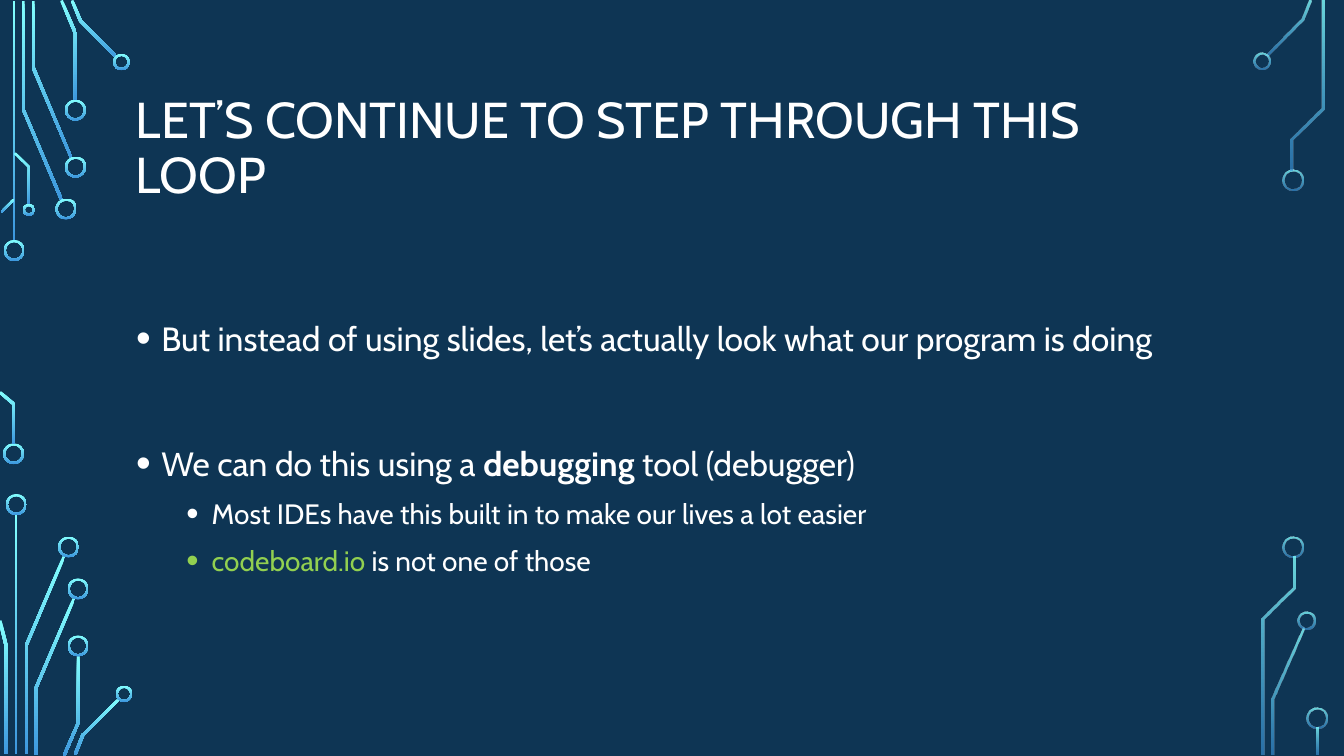
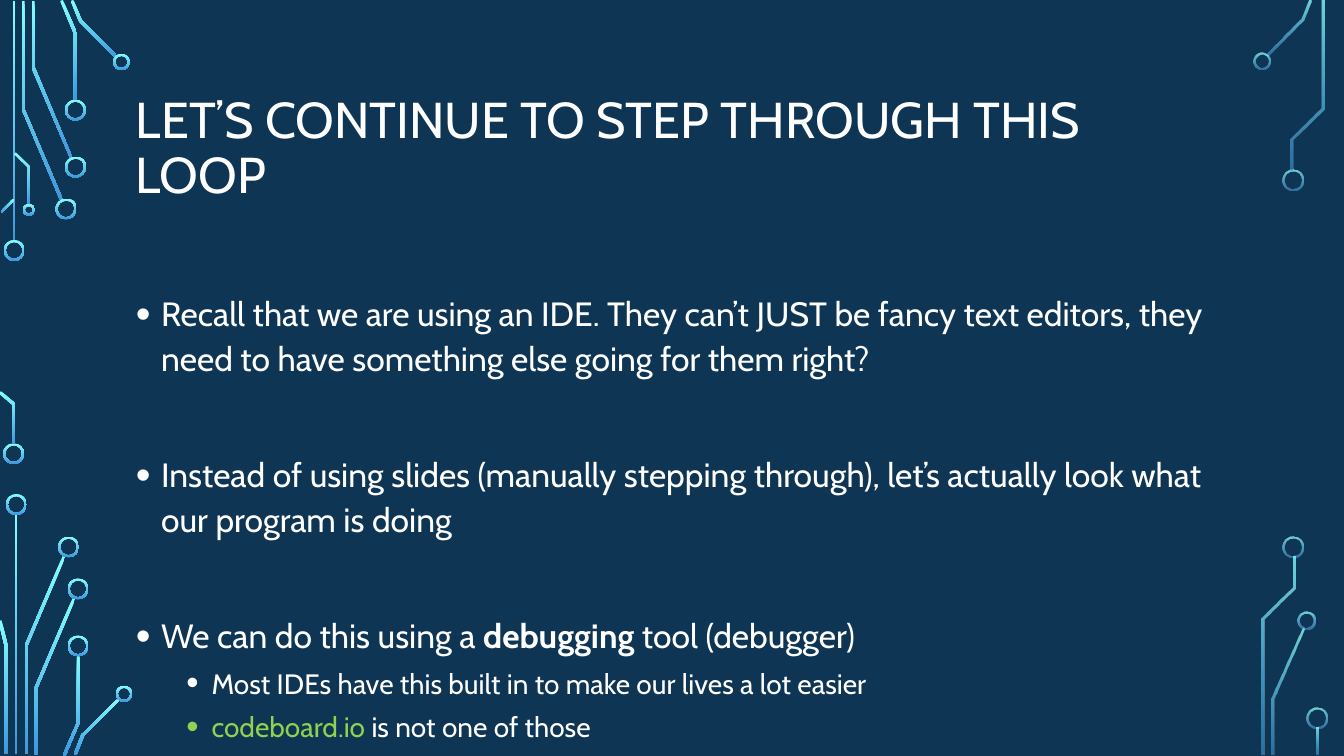
Before and after one commit to psypdt/ZIS_C-_Summer_Course_2019, a slide deck: slide 32 of Day_3/Day_3.pptx. Drawn at 1344x756 pixels with LibreOffice and Linux fonts; fonts in the diff are those of the drawing; background and template pictures are left out. Boxes give left, top, right and bottom in pixels: in the first picture for what was removed or moved away, otherwise in the second. Text is boxed around its words. In the diff, an @@ line names an element or a change of style, - is before the commit and + after.

```diff
--- a/Day_3/Day_3.pptx
+++ b/Day_3/Day_3.pptx
@@ text "Recall that we are using ...": place and size @@
-text "Recall that we are using ..." at (161, 325, 1152, 572)
+text "Recall that we are using ..." at (161, 300, 1203, 738)
@@ text at (161, 300, 1203, 540): text changed @@
-• But instead of using slides, let’s actually look what our program is doing
+• Recall that we are using an IDE. They can’t JUST be fancy text editors, they need to have something else going for them right?
+• Instead of using slides (manually stepping through), let’s actually look what our program is doing
@@ text at (161, 622, 866, 738): line spacing 1.2 to 1.1 @@
```
Also in this commit, not shown: 8 other slides changed.
